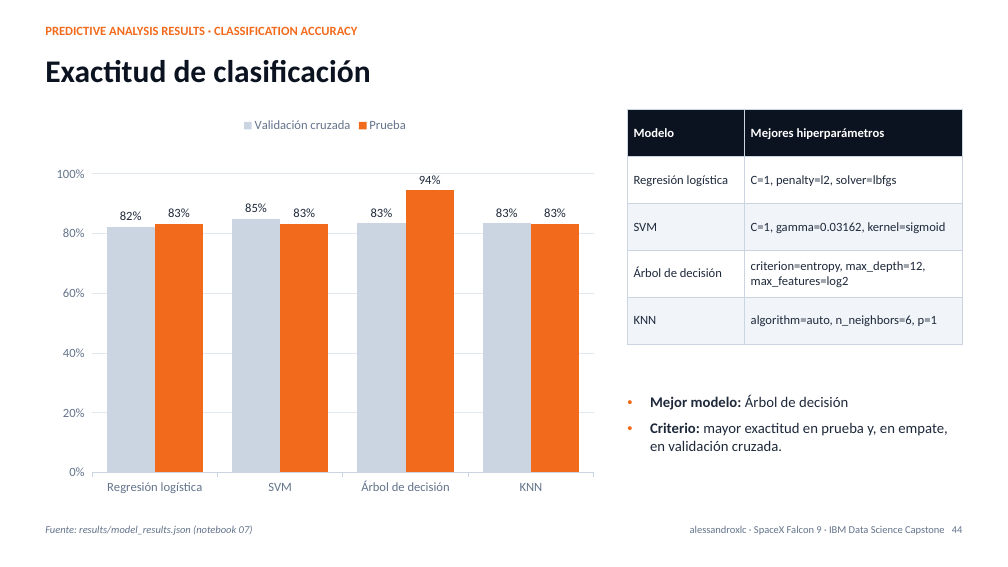
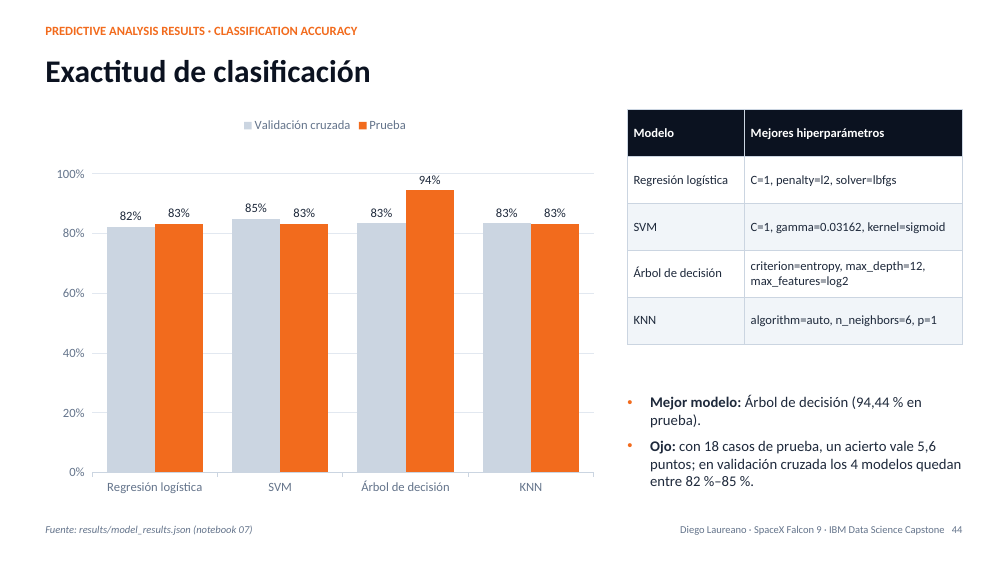
Before and after one commit to alessandroxlc/spacex-falcon9-capstone, a slide deck: slide 44 of presentation/SpaceX_Falcon9_Capstone.pptx. Drawn at 1008x567 pixels with LibreOffice and Linux fonts; fonts in the diff are those of the drawing. Boxes give left, top, right and bottom in pixels: in the first picture for what was removed or moved away, otherwise in the second. Text is boxed around its words. In the diff, an @@ line names an element or a change of style, - is before the commit and + after.

```diff
--- a/presentation/SpaceX_Falcon9_Capstone.pptx
+++ b/presentation/SpaceX_Falcon9_Capstone.pptx
@@ text at [650, 395, 961, 486]: text changed @@
-• Mejor modelo: Árbol de decisión
-• Criterio: mayor exactitud en prueba y, en empate, en validación cruzada.
+• Mejor modelo: Árbol de decisión (94,44 % en prueba).
+• Ojo: con 18 casos de prueba, un acierto vale 5,6 puntos; en validación cruzada los 4 modelos quedan entre 82 %–85 %.
@@ text at [680, 525, 963, 535]: text changed @@
-alessandroxlc · SpaceX Falcon 9 · IBM Data Science Capstone 44
+Diego Laureano · SpaceX Falcon 9 · IBM Data Science Capstone 44
```
Also in this commit, not shown: 42 other slides changed, 4 other files.
